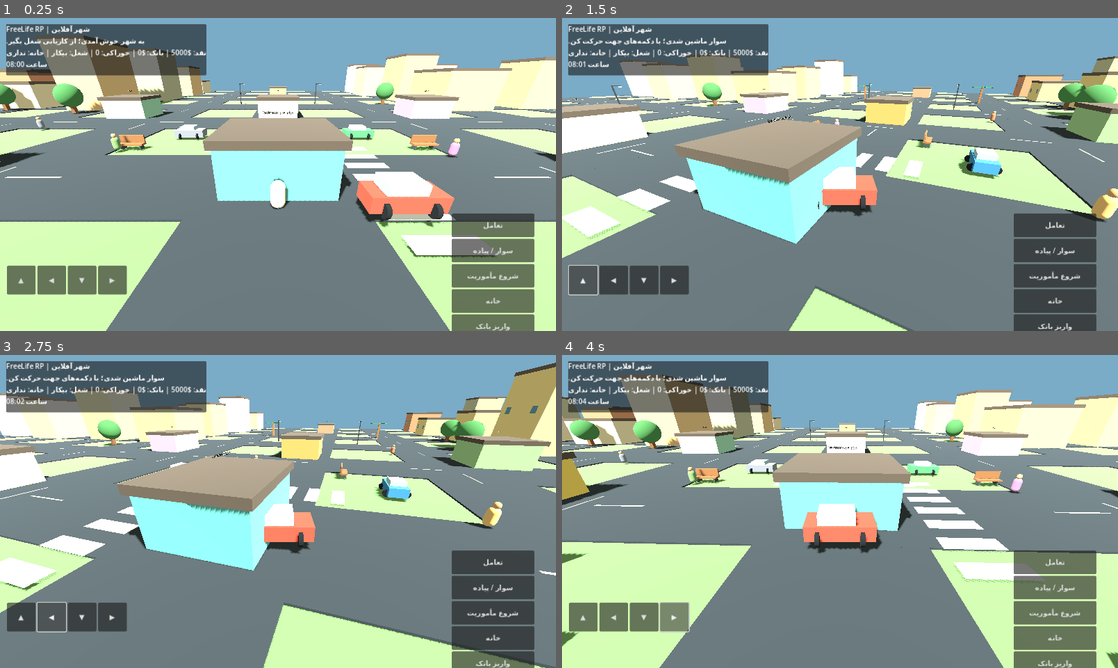
Above: before the commit, frames 1-4 (two rows, left to right).
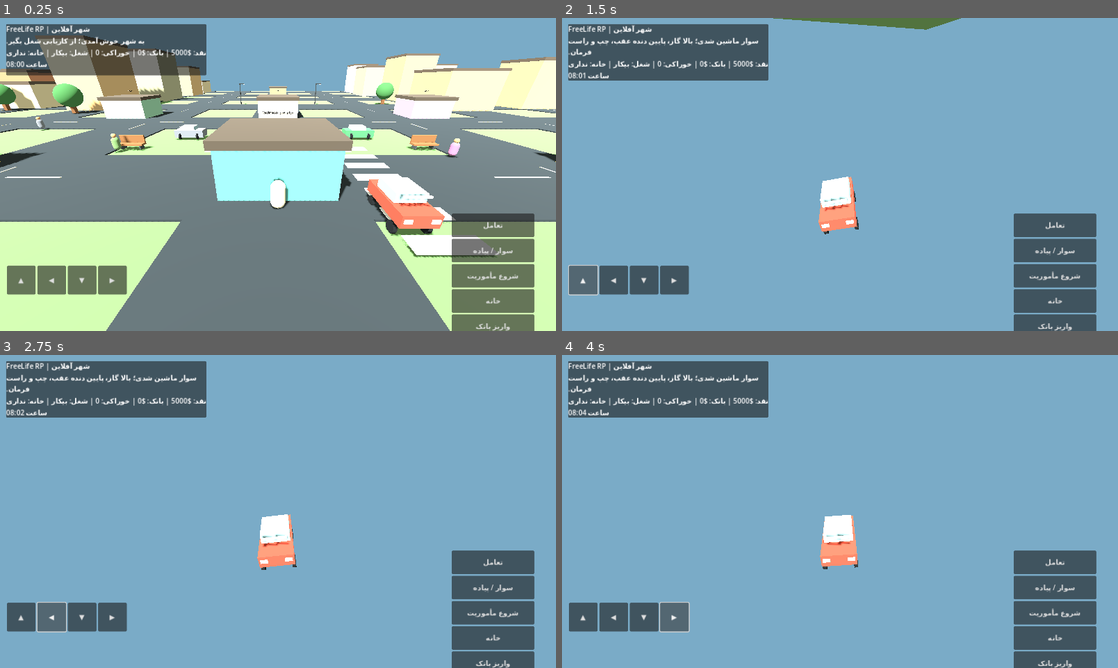
Above: after the commit, the same moments.

Repository: mvarkati1390-lgtm/FreeLife-Game
Game: Godot game, scene res://Main.tscn
The game is run twice, just before and just after one commit, with the same random seed, the same clock (stepped at 60 frames per second) and the same inputs.
Inputs:
- Up to frame 1 (0.25 s): no input
- Up to frame 2 (1.5 s): click "سوار / پیاده" at 0.5 s; click "▲" at 1.25 s
- Up to frame 3 (2.75 s): click "◀" at 2 s
- Up to frame 4 (4 s): click "▼" at 2.75 s; click "▶" at 3.5 s

The runs differ from the first frame. In frame 1, 1.9% of the frame differs, in the area x 64-82%, y 49-70%; in frame 2, 83%; in frame 3, 84%; in frame 4, 85%, in the area x 0-100%, y 6-100%.

Commit message:
Add GTA-style independent vehicle physics and driving controls

Diff:
--- a/scripts/main.gd
+++ b/scripts/main.gd
@@ -36,9 +36,6 @@
     if clock_accumulator >= 1.0:
         game_minutes = (game_minutes + 1) % (24 * 60)
         clock_accumulator = 0.0
-    if in_car and player and car_node:
-        car_node.global_position = player.global_position + Vector3(0,-0.15,0)
-        car_node.rotation.y = player.rotation.y
     if mission_active and player:
         var actor_pos = player.global_position
         if actor_pos.distance_to(mission_target) < 8.0:
@@ -229,24 +226,54 @@
     player.add_child(cam)
 
 func _build_car():
-    car_node = Node3D.new()
-    car_node.name = "PlayerCar"
-    car_node.position = Vector3(7,0.8,5)
-    add_child(car_node)
-    _box(car_node,Vector3(0,0.5,0),Vector3(4.2,1.0,2.0),Color("#b64b3e"),"CarBody")
-    _box(car_node,Vector3(-0.2,1.25,0),Vector3(2.2,0.8,1.7),Color("#8faeb9"),"CarCabin")
-    for x in [-1.3,1.3]:
-        for z in [-1.05,1.05]:
-            var wheel := MeshInstance3D.new()
-            var cyl := CylinderMesh.new()
-            cyl.top_radius = 0.42
-            cyl.bottom_radius = 0.42
-            cyl.height = 0.25
-            wheel.mesh = cyl
-            wheel.rotation_degrees.z = 90
-            wheel.position = Vector3(x,0.25,z)
-            wheel.material_override = _mat(Color("#202326"))
-            car_node.add_child(wheel)
+    var vehicle := VehicleBody3D.new()
+    vehicle.name = "PlayerCar"
+    vehicle.position = Vector3(7,0.75,5)
+    vehicle.mass = 1000.0
+    vehicle.linear_damp = 0.18
+    vehicle.angular_damp = 2.5
+    car_node = vehicle
+    add_child(vehicle)
+
+    var body_shape := CollisionShape3D.new()
+    var body_box := BoxShape3D.new()
+    body_box.size = Vector3(2.0,0.75,4.0)
+    body_shape.shape = body_box
+    body_shape.position = Vector3(0,0.55,0)
+    vehicle.add_child(body_shape)
+
+    _box(vehicle,Vector3(0,0.55,0),Vector3(2.0,0.75,4.0),Color("#b64b3e"),"CarBody")
+    _box(vehicle,Vector3(0,1.12,-0.15),Vector3(1.72,0.78,2.0),Color("#8faeb9"),"CarCabin")
+    _box(vehicle,Vector3(0,1.55,1.25),Vector3(1.45,0.12,0.12),Color("#f3e7b0"),"FrontBumper")
+    for x in [-0.68,0.68]:
+        _box(vehicle,Vector3(x,0.62,2.02),Vector3(0.42,0.22,0.08),Color("#f5e8bd"),"Headlight")
+        _box(vehicle,Vector3(x,0.62,-2.02),Vector3(0.42,0.22,0.08),Color("#a73530"),"TailLight")
+
+    for x in [-0.92,0.92]:
+        for z in [-1.28,1.28]:
+            var wheel := VehicleWheel3D.new()
+            wheel.name = "Wheel_%s_%s" % [str(x),str(z)]
+            wheel.position = Vector3(x,-0.12,z)
+            wheel.wheel_radius = 0.36
+            wheel.wheel_rest_length = 0.15
+            wheel.suspension_travel = 0.18
+            wheel.suspension_stiffness = 28.0
+            wheel.damping_compression = 0.8
+            wheel.damping_relaxation = 0.9
+            wheel.wheel_friction_slip = 2.2
+            wheel.wheel_roll_influence = 0.08
+            wheel.use_as_steering = z > 0.0
+            wheel.use_as_traction = z < 0.0
+            vehicle.add_child(wheel)
+            var tire := MeshInstance3D.new()
+            var tire_mesh := CylinderMesh.new()
+            tire_mesh.top_radius = 0.36
+            tire_mesh.bottom_radius = 0.36
+            tire_mesh.height = 0.22
+            tire.mesh = tire_mesh
+            tire.rotation_degrees.z = 90
+            tire.material_override = _mat(Color("#202326"))
+            wheel.add_child(tire)
 
 func _build_hud():
     hud = CanvasLayer.new()
@@ -384,12 +411,22 @@
     _refresh_hud()
 
 func _toggle_car():
+    if in_car:
+        in_car = false
+        player.global_position = car_node.global_position + car_node.global_basis.x * 2.2 + Vector3(0,1.0,0)
+        player.rotation.y = car_node.rotation.y
+        player.set_physics_process(true)
+        var player_visual = player.get_node_or_null("PlayerVisual")
+        if player_visual: player_visual.visible = true
+        message_label.text = "از ماشین پیاده شدی."
+        return
     if player.global_position.distance_to(car_node.global_position) < 9:
-        in_car = !in_car
+        in_car = true
+        player.velocity = Vector3.ZERO
+        player.set_physics_process(false)
         var visual = player.get_node_or_null("PlayerVisual")
-        if visual: visual.visible = not in_car
-        player.set("speed", 15.0 if in_car else 7.0)
-        message_label.text = "سوار ماشین شدی؛ با دکمه‌های جهت حرکت کن." if in_car else "از ماشین پیاده شدی."
+        if visual: visual.visible = false
+        message_label.text = "سوار ماشین شدی؛ بالا گاز، پایین دنده عقب، چپ و راست فرمان."
     else:
         message_label.text = "برای سوار شدن به ماشین قرمز نزدیک شو."
 
@@ -450,8 +487,24 @@
             player.position = Vector3(float(p[0]),float(p[1]),float(p[2]))
 
 func _physics_process(_delta):
-    if player:
-        player.set("vehicle_mode", in_car)
+    if not player or not car_node:
+        return
+    player.set("vehicle_mode", in_car)
+    var vehicle := car_node as VehicleBody3D
+    if in_car:
+        var held: Dictionary = player.get("held")
+        var throttle := 1.0 if held.get("up", false) else 0.0
+        var reverse := 1.0 if held.get("down", false) else 0.0
+        var turn := (1.0 if held.get("right", false) else 0.0) - (1.0 if held.get("left", false) else 0.0)
+        vehicle.engine_force = throttle * 2400.0 - reverse * 1100.0
+        vehicle.steering = -turn * 0.48
+        vehicle.brake = 0.0 if throttle > 0.0 or reverse > 0.0 else 5.0
+        player.global_position = vehicle.global_position + Vector3(0,1.0,0)
+        player.global_rotation.y = vehicle.global_rotation.y
+    else:
+        vehicle.engine_force = 0.0
+        vehicle.steering = 0.0
+        vehicle.brake = 8.0
 
 
 func _add_city_details():
